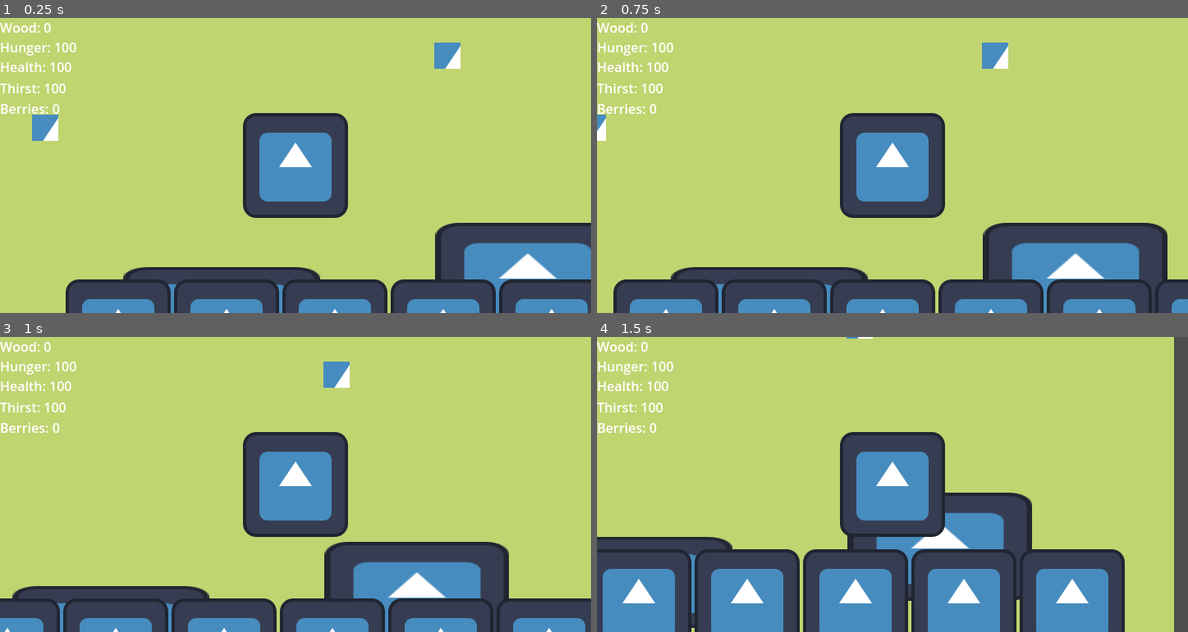
Above: before the commit, frames 1-4 (two rows, left to right).
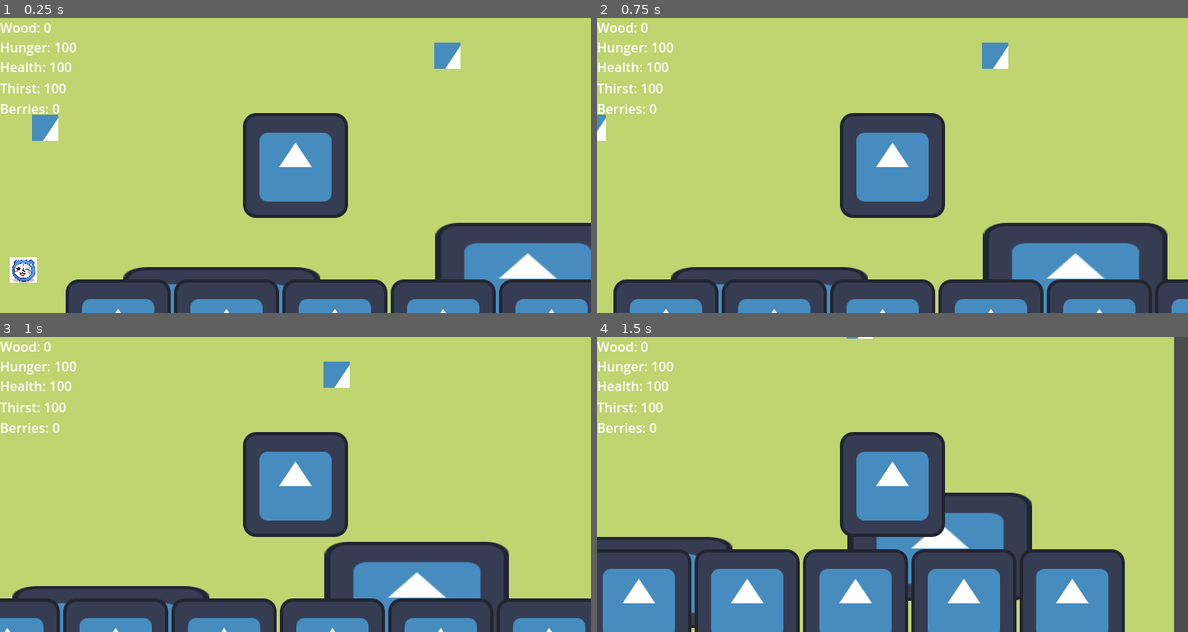
Above: after the commit, the same moments.

Repository: 7riciu/survival-game
Game: Godot game, scene res://scenes/game.tscn
The game is run twice, just before and just after one commit, with the same random seed, the same clock (stepped at 60 frames per second) and the same inputs. The engine's default icon, where the game draws it, is replaced by a stand-in: a white triangle on a blue panel in a dark square.
Inputs (mouse positions are in pixels of both pictures, inside the frame that each line leads up to):
- Up to frame 1 (0.25 s): no input
- Up to frame 2 (0.75 s): tap Enter at 0.5 s; move the mouse to (1022, 150) at 0.52 s; hold Right (right) from 0.53 s (still down); tap E (e) at 0.6 s; click (1022, 150) at 0.67 s
- Up to frame 3 (1 s): keep holding Right (right)
- Up to frame 4 (1.5 s): move the mouse to (774, 499) at 1.27 s; release Right (right) at 1.28 s; hold Down (down) from 1.28 s (still down); click (774, 499) at 1.35 s

The runs differ from the first frame. In frame 1, 0.4% of the frame differs, in the area x 1-7%, y 81-90%; in frame 2, nothing differs; in frame 3, nothing differs; in frame 4, nothing differs.

Commit message:
Added a little rock you can collect

Diff:
--- a/scenes/game.tscn
+++ b/scenes/game.tscn
@@ -12,6 +12,7 @@
 [ext_resource type="PackedScene" uid="uid://ckwvuyrgnghru" path="res://scenes/bush.tscn" id="5_iywne"]
 [ext_resource type="Texture2D" uid="uid://cc4mx1mjc14em" path="res://images/Sprout Lands - Sprites - Basic pack/Tilesets/Tilled_Dirt_Wide_v2.png" id="6_ca42v"]
 [ext_resource type="PackedScene" uid="uid://cg8nq1md32ss0" path="res://scenes/inventory.tscn" id="12_dinhu"]
+[ext_resource type="PackedScene" uid="uid://cg2ibf6tctsqv" path="res://scenes/small_rock.tscn" id="13_kvuet"]
 
 [sub_resource type="TileSetAtlasSource" id="TileSetAtlasSource_rysoc"]
 texture = ExtResource("1_kvpfn")
@@ -493,3 +494,6 @@
 offset_top = 462.0
 offset_right = 312.0
 offset_bottom = 502.0
+
+[node name="small_rock" parent="." instance=ExtResource("13_kvuet")]
+position = Vector2(221, 451)
--- a/scenes/inventory.tscn
+++ b/scenes/inventory.tscn
@@ -3,7 +3,7 @@
 [ext_resource type="Script" uid="uid://n1qfr28ylfdn" path="res://scripts/inventory.gd" id="1_qw0r6"]
 [ext_resource type="PackedScene" uid="uid://c6d1mysp15y1y" path="res://scenes/tooltip.tscn" id="3_53g1v"]
 
-[node name="Control" type="Control"]
+[node name="Inventory" type="Control"]
 layout_mode = 3
 anchors_preset = 0
 offset_right = 40.0
--- a/scenes/small_rock.tscn
+++ b/scenes/small_rock.tscn
@@ -1,10 +1,18 @@
-[gd_scene load_steps=2 format=3 uid="uid://cg2ibf6tctsqv"]
+[gd_scene load_steps=4 format=3 uid="uid://cg2ibf6tctsqv"]
 
 [ext_resource type="Script" uid="uid://dtevubrq23ebi" path="res://scripts/small_rock.gd" id="1_fff6k"]
+[ext_resource type="Texture2D" uid="uid://bkqv5mmp0ataj" path="res://images/icon.jpg" id="2_ryhel"]
 
-[node name="Area2D" type="Area2D"]
+[sub_resource type="RectangleShape2D" id="RectangleShape2D_2pysc"]
+size = Vector2(34, 32)
+
+[node name="small_rock" type="Area2D"]
 script = ExtResource("1_fff6k")
 
 [node name="Sprite2D" type="Sprite2D" parent="."]
+position = Vector2(-1.4305115e-06, -4.7683716e-07)
+scale = Vector2(0.064453125, 0.06054688)
+texture = ExtResource("2_ryhel")
 
 [node name="CollisionShape2D" type="CollisionShape2D" parent="."]
+shape = SubResource("RectangleShape2D_2pysc")
--- a/scripts/small_rock.gd
+++ b/scripts/small_rock.gd
@@ -7,3 +7,8 @@
 
 func _ready() -> void:
 	add_to_group("items")
+	self.body_entered.connect(on_body_entered)
+
+func on_body_entered(body):
+	if body.is_in_group("player"):
+		queue_free()
Not shown: 1 places in scenes/game.tscn that only renumber resources
Not shown, changed: .DS_Store
